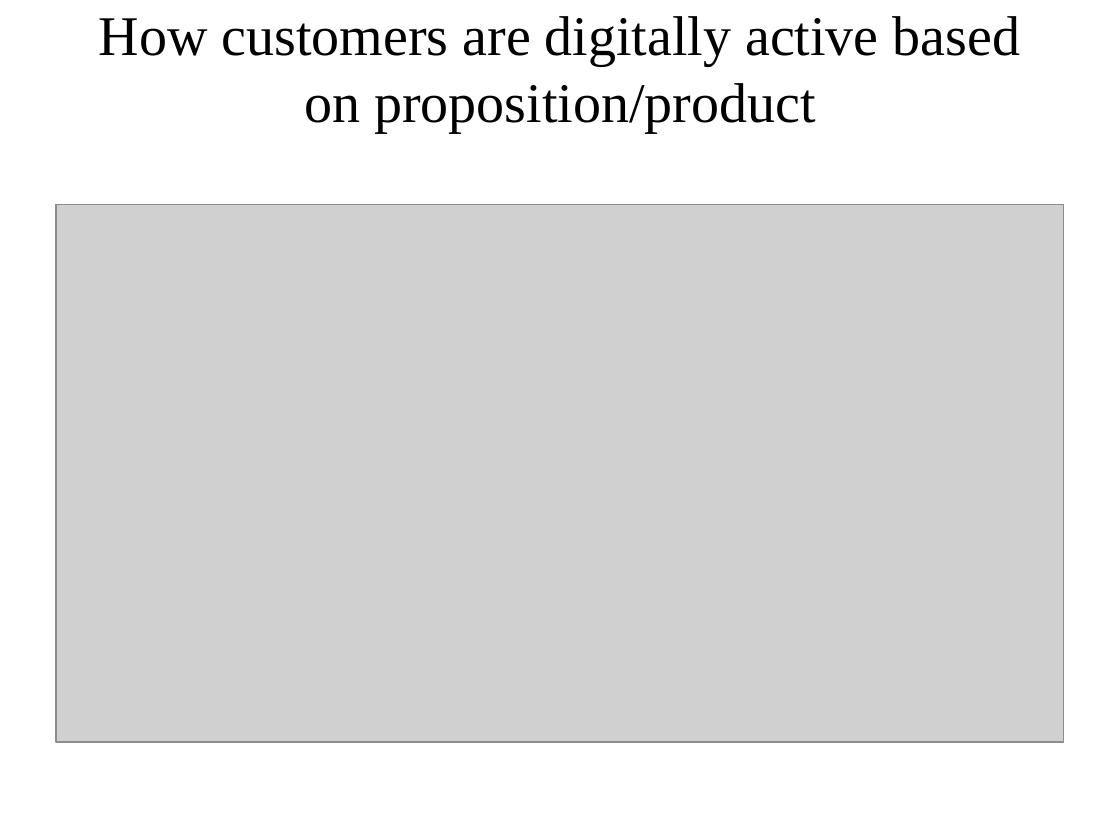
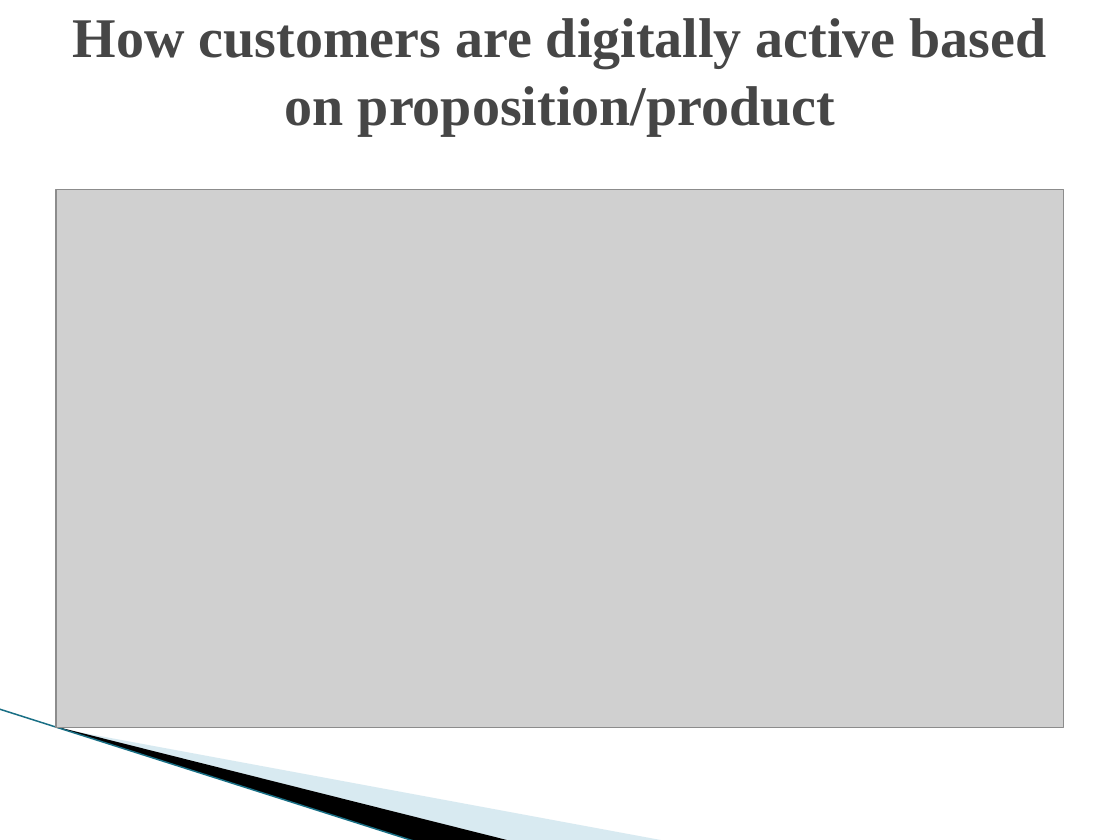
Before and after one commit to mayusuf/Customer-base-global-retail-bank, a slide deck: slide 8 of visual_presentation.pptx. Drawn at 1120x840 pixels with LibreOffice and Linux fonts; fonts in the diff are those of the drawing; grey boxes stand for pictures; background and template pictures are left out. Boxes give left, top, right and bottom in pixels: in the first picture for what was removed or moved away, otherwise in the second. Text is boxed around its words. In the diff, an @@ line names an element or a change of style, - is before the commit and + after.

```diff
--- a/visual_presentation.pptx
+++ b/visual_presentation.pptx
@@ title "How customers are digitally active ..." at (x1=73, y1=18, x2=1047, y2=135): text colour #000000 to #464646, bold on @@
@@ picture moved from (x1=56, y1=204, x2=1064, y2=741) to (x1=56, y1=189, x2=1064, y2=727) @@
@@ line added from (0, 709) to (416, 840), #97C5D8 0.95 pt @@
@@ freeform shape added at (x1=59, y1=727, x2=512, y2=840), fill #000000 @@
@@ freeform shape added at (x1=62, y1=728, x2=666, y2=840), fill #A0CBDC at 40% opacity @@
```
Also in this commit, not shown: 8 other slides changed.
